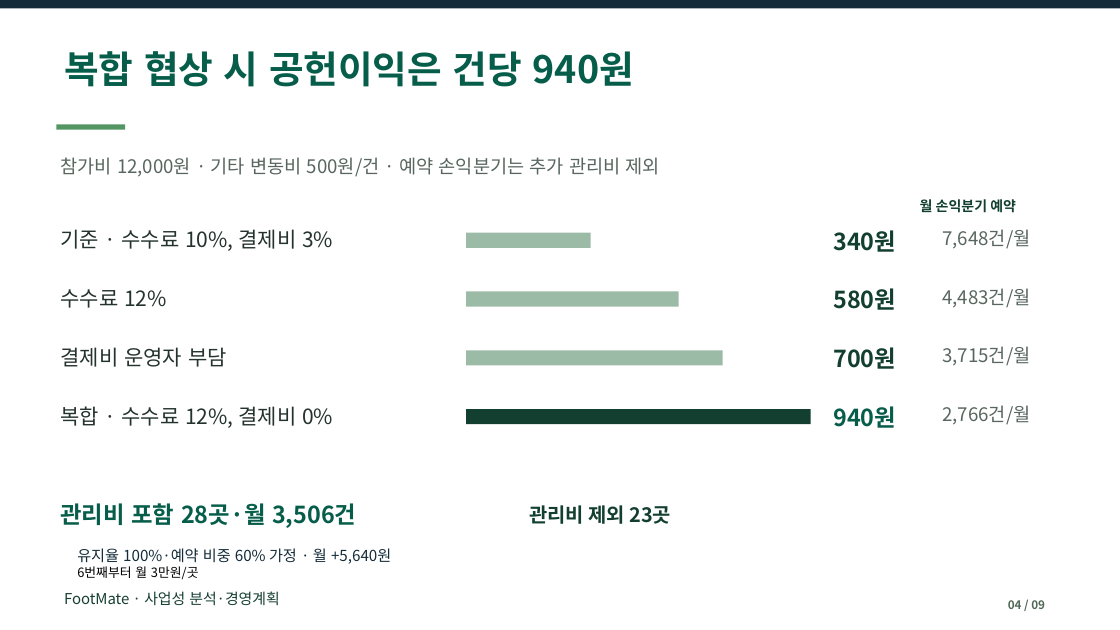
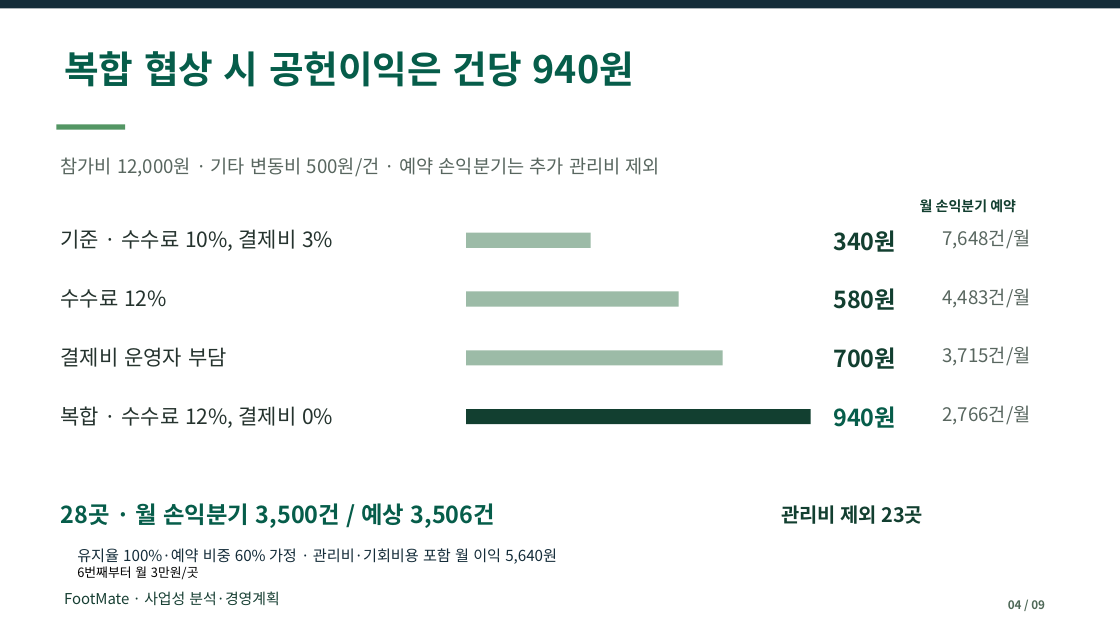
Before and after one commit to dohyunkimmm/footmate-case-study, a slide deck: slide 4 of src/case-study/downloads/footmate_report.pptx. Drawn at 1120x630 pixels with LibreOffice and Linux fonts; fonts in the diff are those of the drawing. Boxes give left, top, right and bottom in pixels: in the first picture for what was removed or moved away, otherwise in the second. Text is boxed around its words. In the diff, an @@ line names an element or a change of style, - is before the commit and + after.

Commit message:
손익분기·예상 예약 구분 및 본문·발표자료 가독성 수정

```diff
--- a/src/case-study/downloads/footmate_report.pptx
+++ b/src/case-study/downloads/footmate_report.pptx
@@ text at <box>60,503,495,528</box>: text changed @@
-관리비 포함 28곳·월 3,506건
+28곳 · 월 손익분기 3,500건 / 예상 3,506건
@@ text "관리비 제외 23곳": place and size @@
-text "관리비 제외 23곳" at <box>529,505,671,524</box>
+text "관리비 제외 23곳" at <box>781,505,923,524</box>
@@ text at <box>77,548,557,564</box>: text changed @@
-유지율 100%·예약 비중 60% 가정 · 월 +5,640원
+유지율 100%·예약 비중 60% 가정 · 관리비·기회비용 포함 월 이익 5,640원
```
Also in this commit, not shown: 1 other slide changed, 19 other files.
